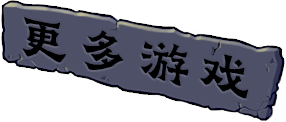
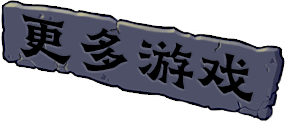
Layer changes from the first 286px x 122px image to the second:
renamed "GraveBustedStoneLishuSc.ttf｜默认" to "GraveBustedStoneHangul.ttf｜缺字: 式智模益", hid it, moved it into group "解谜模板字体备选（原稿）", painted on it over [left=18, top=16, right=248, bottom=99]
renamed "DwarvenTodCraftPunctuation.ttf｜缺字: 多戏更游" to "项目字体｜更多游戏", showed it, painted on it over [left=20, top=14, right=253, bottom=102]
added group "共用底图｜原稿像素层" with 2 layers above "原稿｜原始图层、字体与备选文案" over [left=18, top=8, right=265, bottom=107]
added layer "图层 6" in group "共用底图｜原稿像素层" over [left=18, top=11, right=254, bottom=107]
moved "图层 5" into group "共用底图｜原稿像素层", painted on it over [left=18, top=8, right=265, bottom=107]
renamed "共用底图｜原稿像素层" to "原稿｜原始图层、字体与备选文案", hid the group it (5 layers) over [left=18, top=8, right=265, bottom=107]
painted on "图层 4" over [left=18, top=8, right=265, bottom=107]
